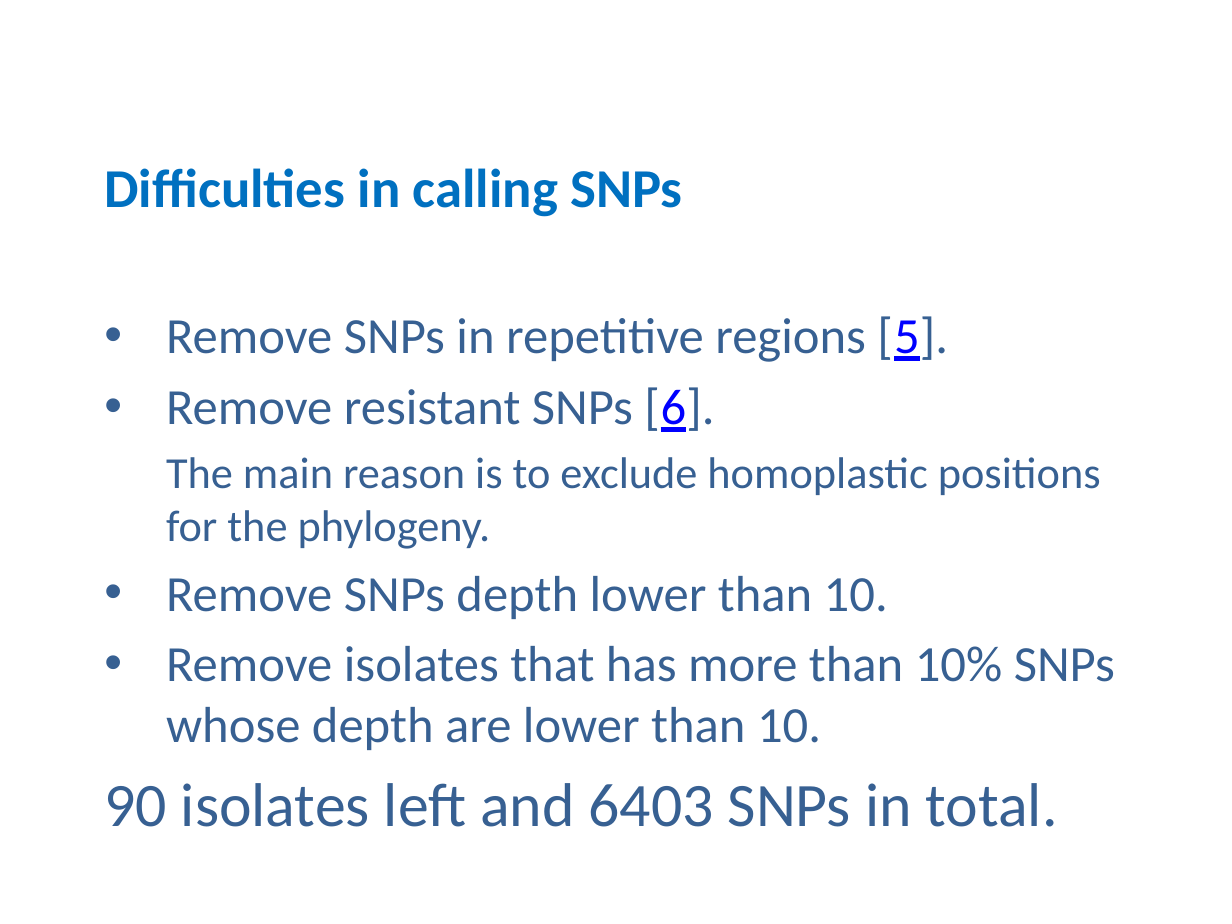
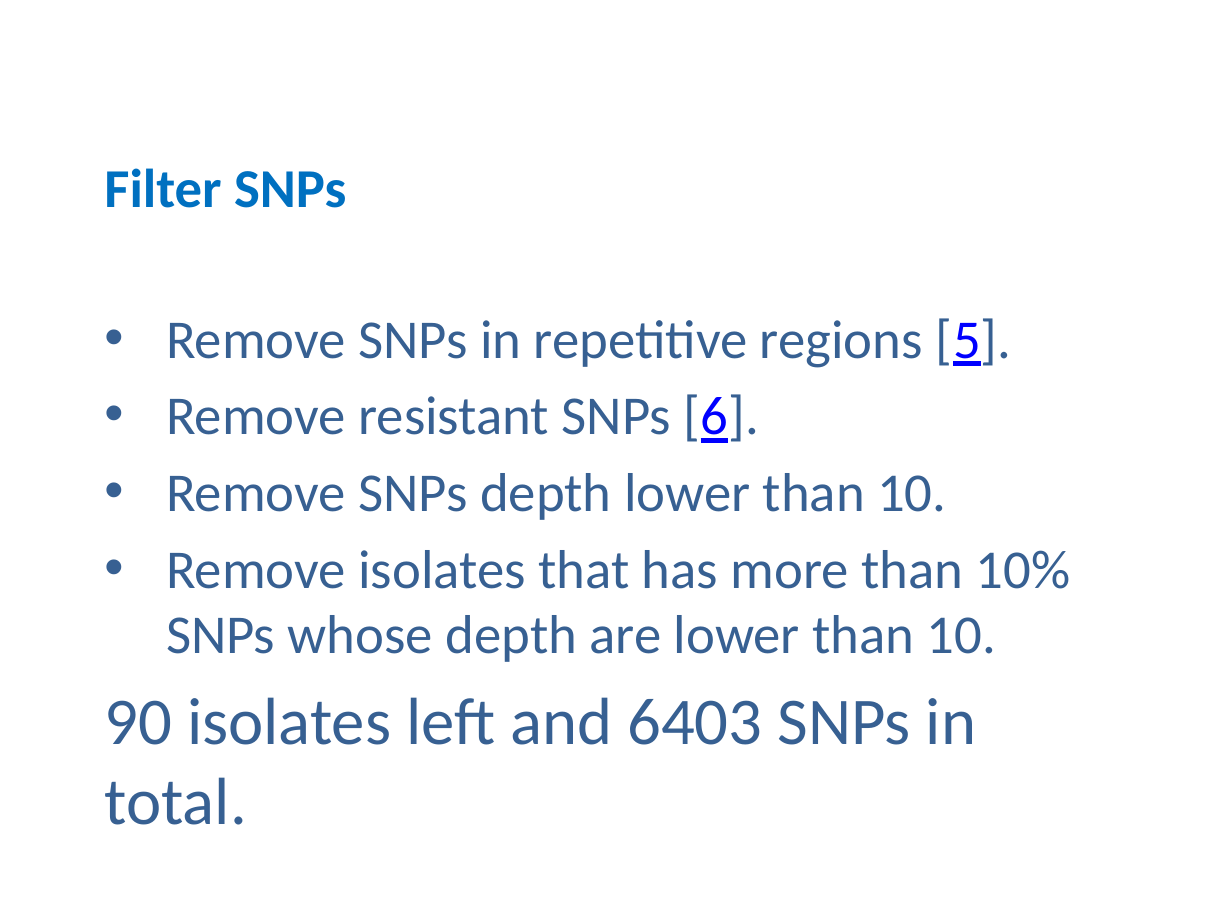
Before and after one commit to zhangfang615/Tuberculosis, a slide deck: slide 12 of 20160705 (1).pptx (slide 13 before the commit). Drawn at 1232x924 pixels with LibreOffice and Linux fonts; fonts in the diff are those of the drawing. Boxes give left, top, right and bottom in pixels: in the first picture for what was removed or moved away, otherwise in the second. Text is boxed around its words. In the diff, an @@ line names an element or a change of style, - is before the commit and + after.

```diff
--- a/20160705 (1).pptx
+++ b/20160705 (1).pptx
@@ title at <box>104,168,346,208</box>: text changed @@
-Difficulties in calling SNPs
+Filter SNPs
@@ subtitle "Remove SNPs in repetitive regions ..." at <box>104,318,1071,825</box>: size 29.6 to 32 pt in "Remove SNPs in repetitive regions [5].", "Remove resistant SNPs [6].", "Remove SNPs depth lower than 10.", "Remove isolates that has more than 10% ..."; size 36.1 to 39 pt in "90 isolates left and 6403 SNPs in ..." @@
@@ subtitle at <box>166,457,1101,549</box>: paragraph removed @@
-  The main reason is to exclude homoplastic positions for the phylogeny.
```
Also in this commit, not shown: 2 other slides changed, 1 slide removed.
